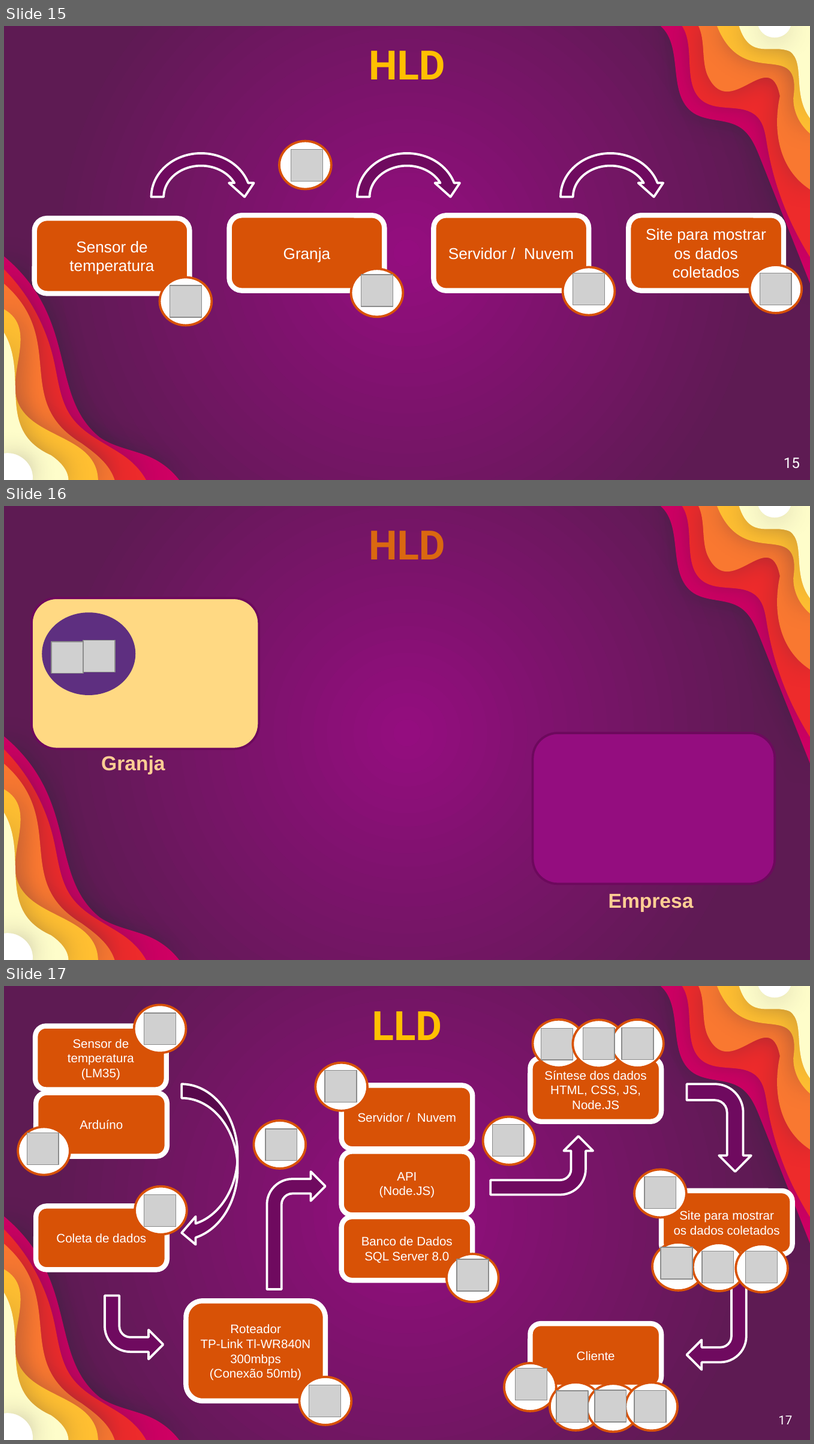
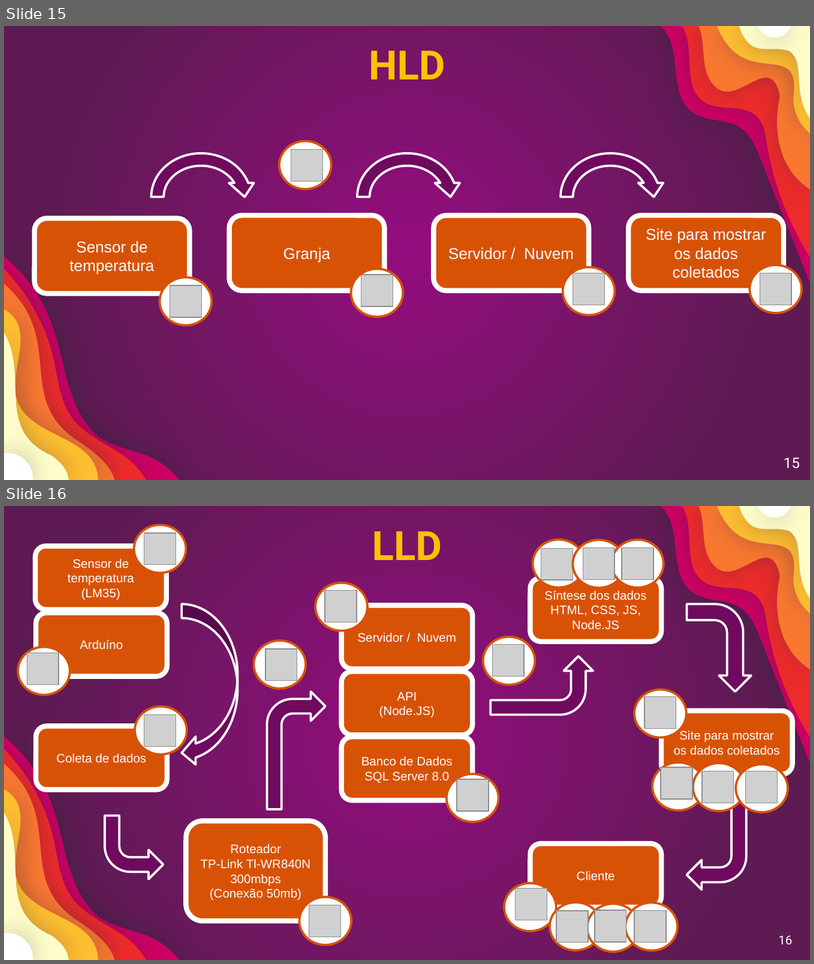
Before and after one commit to GustavoQuaresma/TECCHICKEN-DOCUMENTACAO, a slide deck: SPRINT2/slide pi.pptx. Shown one above the other, each under a label of ours: slides 15, 16 and 17 before the commit, slides 15 and 16 after it. The pictures are 814x1444 and 814x964 pixels, drawn with LibreOffice and Linux fonts; fonts in the diff are those of the drawing; grey boxes stand for pictures. Boxes give left, top, right and bottom in pixels: in the first picture for what was removed or moved away, otherwise in the second. Text is boxed around its words. In the diff, an @@ line names an element or a change of style, - is before the commit and + after.

Commit message:
mudei o slide

```diff
--- a/SPRINT2/slide pi.pptx
+++ b/SPRINT2/slide pi.pptx
@@ slide 16 removed at [4, 506, 810, 960], background gradient #940D7F to #5E1B53; not listed: 12 template elements that a slide beside it also shows @@
@@ text removed at [369, 531, 445, 559] @@
-HLD
@@ rounded rectangle removed at [32, 598, 259, 749] @@
@@ ellipse removed at [42, 612, 135, 694] @@
@@ picture removed at [51, 642, 83, 673] @@
@@ picture removed at [83, 640, 114, 672] @@
@@ rounded rectangle removed at [533, 733, 775, 883] @@
@@ text removed at [101, 755, 165, 774] @@
-Granja
@@ text removed at [609, 894, 694, 911] @@
-Empresa
@@ what was slide 17 is now slide 16 @@
@@ page number at [779, 935, 792, 944]: text changed @@
-17
+16
```
